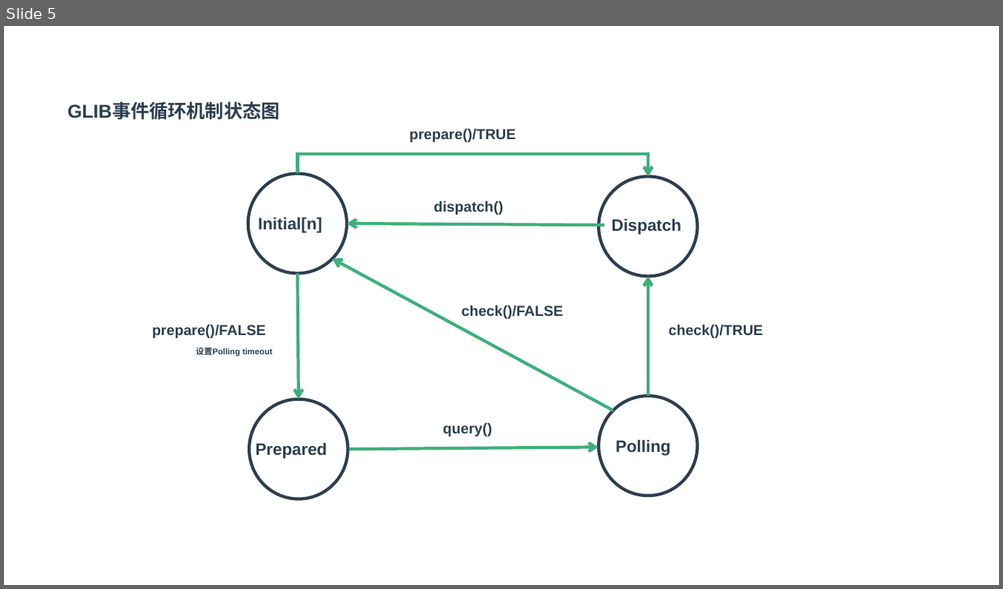
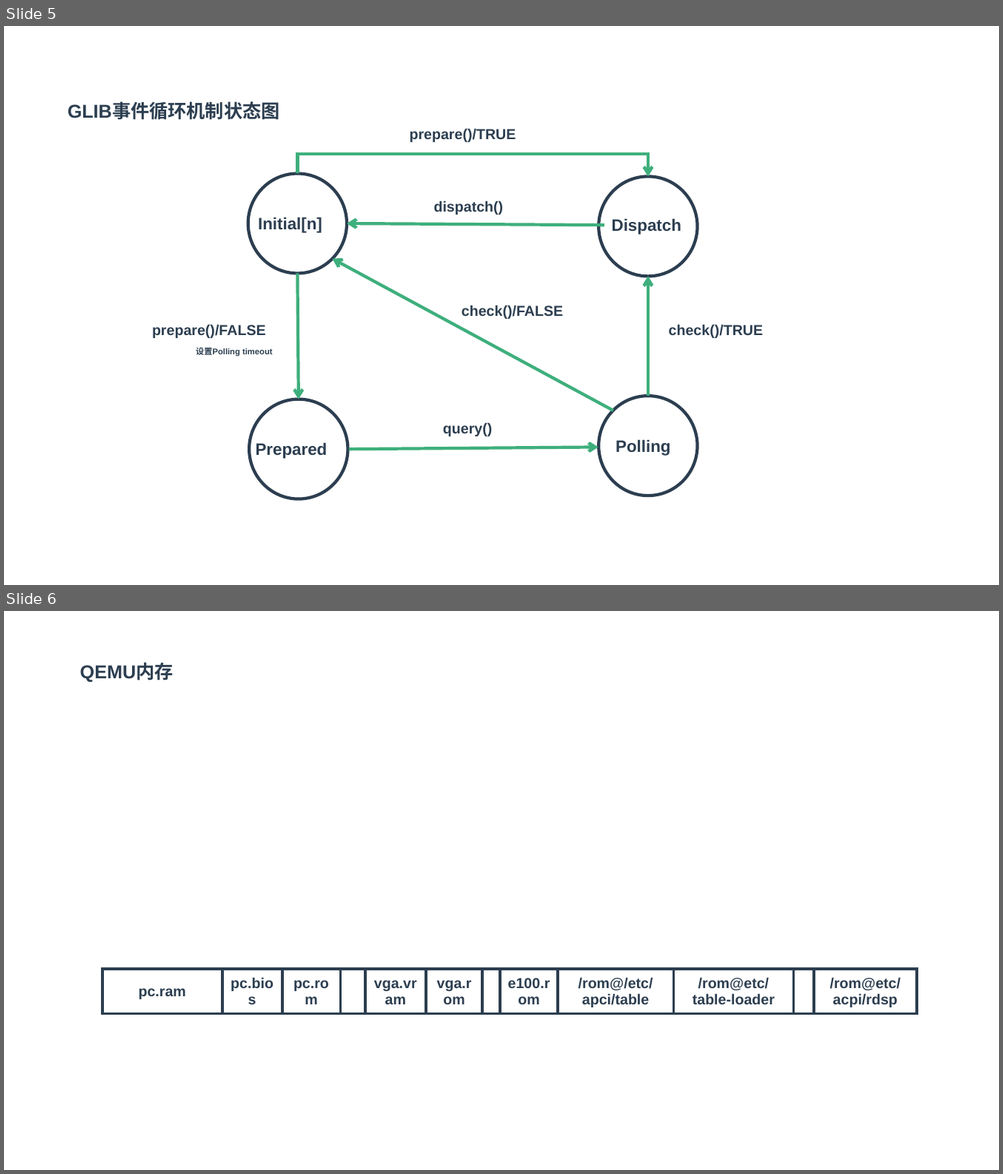
Before and after one commit to zaiqiang-dong/zaiqiang, a slide deck: picture/qemu/qemu.pptx. Shown one above the other, each under a label of ours: slide 5 before the commit, slides 5 and 6 after it. The pictures are 1003x589 and 1003x1174 pixels, drawn with LibreOffice and Linux fonts; fonts in the diff are those of the drawing. Boxes give left, top, right and bottom in pixels: in the first picture for what was removed or moved away, otherwise in the second. Text is boxed around its words. In the diff, an @@ line names an element or a change of style, - is before the commit and + after.

```diff
--- a/picture/qemu/qemu.pptx
+++ b/picture/qemu/qemu.pptx
@@ slide 6 added at (x1=4, y1=611, x2=999, y2=1170), background #FFFFFF @@
@@ text added at (x1=80, y1=663, x2=173, y2=682), 18 pt, text #2C3E50, bold @@
+QEMU内存
@@ table added at (x1=102, y1=969, x2=914, y2=1014), 1 rows, 12 columns @@
+pc.ram | pc.bios | pc.rom |  | vga.vram | vga.rom |  | e100.rom | /rom@/etc/apci/table | /rom@etc/table-loader |  | /rom@etc/acpi/rdsp
```
Also in this commit, not shown: 3 other slides added, 8 other files.
